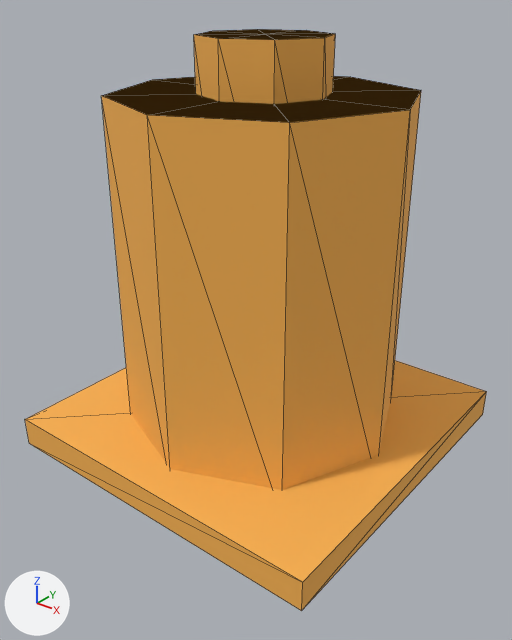
A saved change to the glTF model assets/models/obstacles/cone.glb.
Rendered twice from a 50 mm camera at (0.79, -1.013, 0.883) aimed at (0.021, -0.052, 0.287). Every picture has the same lights, and +X, +Y and +Z are marked at lower left. The older version comes first. Mesh edges are drawn as thin lines. Vertices at exactly the same position are counted once.
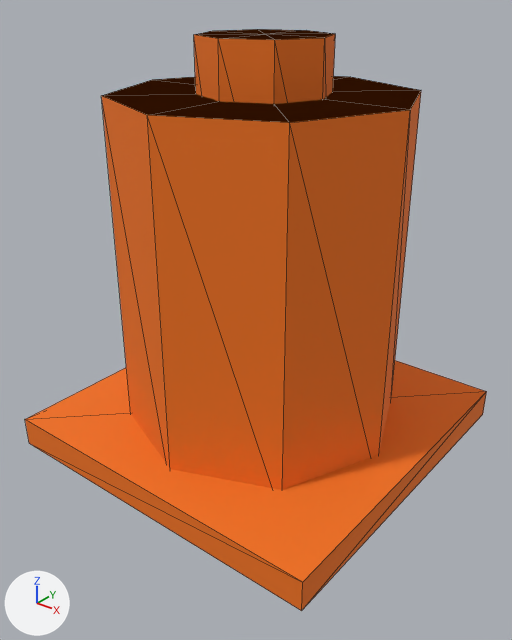
Boxes [x1, y1, x2, y2] around the edits, measured in the pictures (512 x 640 px; the box of a moved part takes in the faces that stretch with it):
'cone', recoloured, reshaped (darker)
    both: [25, 29, 487, 611]
part 1 of me_cone, moved or reshaped (not visible afterwards)
    before: [194, 29, 335, 104]
part 2 of me_cone, moved or reshaped (not visible before)
    after: [194, 29, 335, 104]

The change, as a list of edits to the scene's bpy script:
```text
Change mat_material_0:
    where n0 = _N.new('ShaderNodeBsdfPrincipled'); n0.name = 'Principled BSDF'
    remove n0.inputs[0].default_value = (0.95, 0.45, 0.08, 1.0)  # 'Base Color', orange #f9b350
    add n2 = _N.new('ShaderNodeVertexColor'); n2.name = 'Color Attribute'
    add _L.new(n2.outputs[0], n0.inputs[0])  # 'Color' to 'Base Color'
Change me_cone:
    where me_cone.from_pydata(...)  # 62 vertices, 108 faces; spans x -0.35..0.35, y -0.35..0.35, z 0.0..0.795
    used by ob_cone; location = (0.0, 0.0, 0.0)
    me_cone part 1: the loose piece of 18 vertices spanning x -0.12..0.12, y -0.12..0.12, z 0.445..0.795 is scaled about its middle by (1.83, 1.83, 0.343), then moved by (0.0, 0.0, -0.17)
    me_cone part 2: the loose piece of 18 vertices spanning x -0.22..0.22, y -0.22..0.22, z 0.39..0.51 is scaled about its middle by (0.545, 0.545, 2.92), then moved by (0.0, 0.0, 0.17)
    me_cone part 3: vertex colours changed
```
